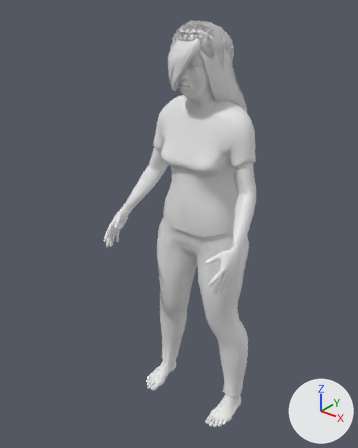
Two versions of the glTF model assets/models/female_asi_old.glb, one commit apart.
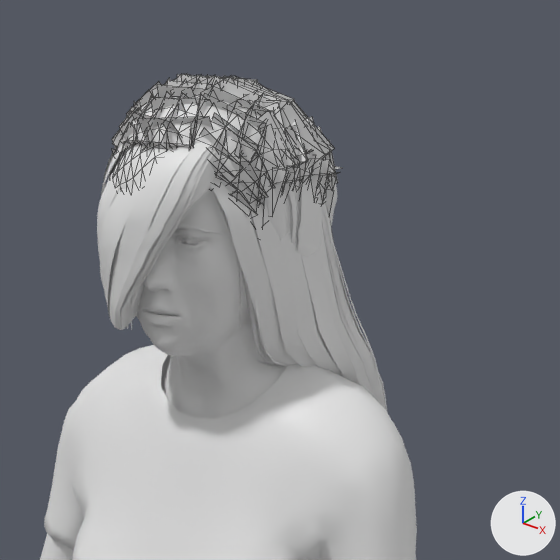
Each version is shown whole from a 50 mm camera at (0.978, -1.399, 1.62) aimed at (-0.05, -0.114, 0.824), then close up on the part from 39% to 82% of the width and 0% to 34% of the height. Lighting does not change. The marker at lower right points along +X, +Y and +Z. The last two pictures show the newer version. The close-ups show mesh edges as thin lines.

Objects in the first close-up: 'body', 'clothes', 'hair_afro01', 'hair_bob01', 'hair_long01', 'hair_short03' and 3 more.
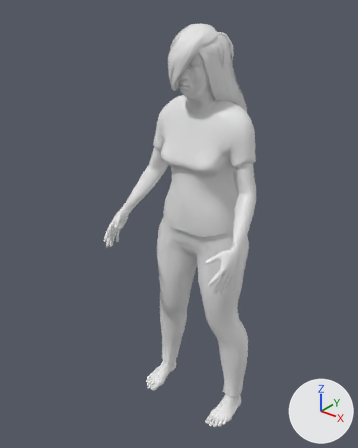
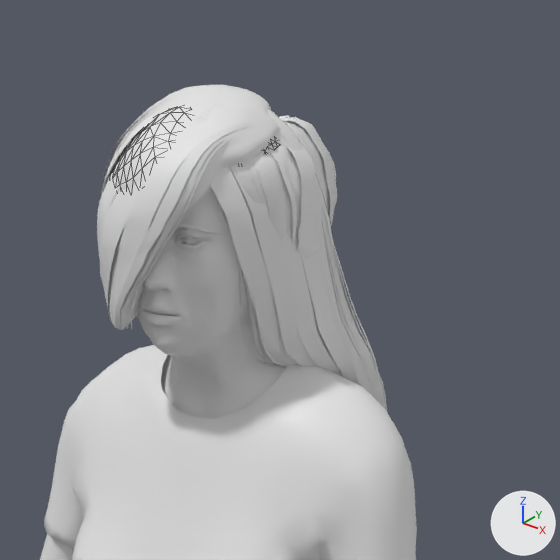
Boxes (x1, y1, x2, y2) around the edits, measured in the close-ups (560 x 560 px):
'hair_afro01', deleted
    before: (112, 74, 343, 221)

The change, as a diff of the scene's bpy script:
```diff
--- a/assets/models/female_asi_old.glb.py
+++ b/assets/models/female_asi_old.glb.py
@@ ob_hair_afro01 @@
-ob_hair_afro01 = bpy.data.objects.new('hair_afro01', me_hair_afro01)
-ob_hair_afro01.location = (0.0, 0.0, 0.0)
```
